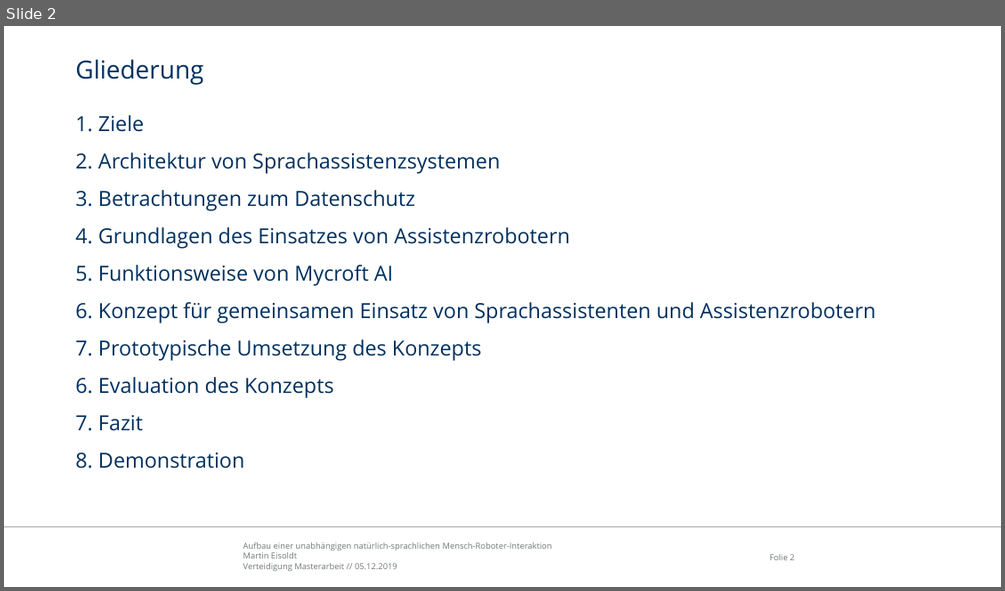
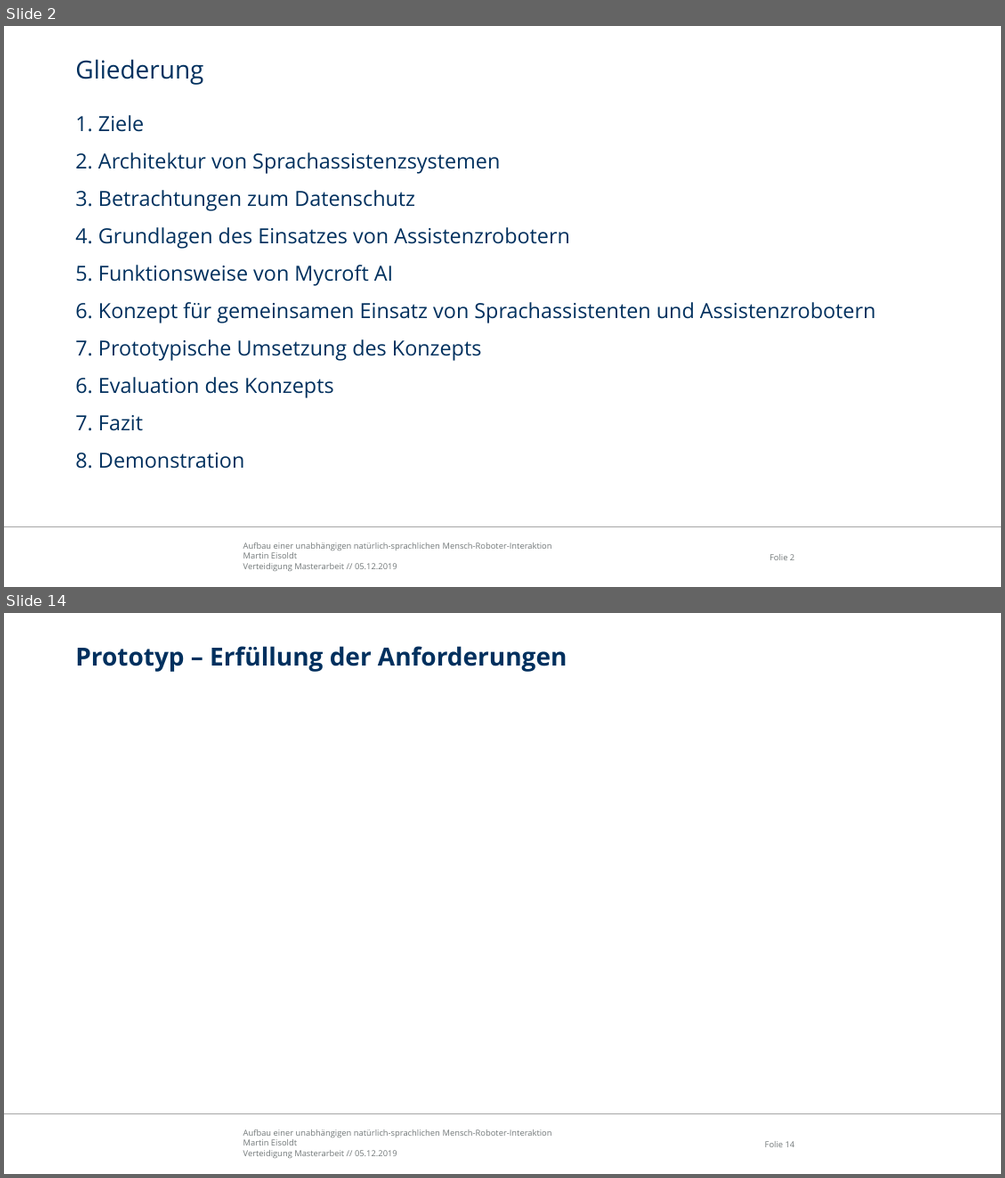
Before and after one commit to edegeyer/masterarbeit, a slide deck: verteidigung/verteidigung.pptx. Shown one above the other, each under a label of ours: slide 2 before the commit, slides 2 and 14 after it; the slides between them are not shown. The pictures are 1005x591 and 1005x1178 pixels, drawn with LibreOffice and Linux fonts; fonts in the diff are those of the drawing; background and template pictures are left out. Boxes give left, top, right and bottom in pixels: in the first picture for what was removed or moved away, otherwise in the second. Text is boxed around its words. In the diff, an @@ line names an element or a change of style, - is before the commit and + after.

```diff
--- a/verteidigung/verteidigung.pptx
+++ b/verteidigung/verteidigung.pptx
@@ slide 14 added at bbox=[4, 613, 1001, 1174], background #FFFFFF; not listed: 3 template elements that a slide beside it also shows @@
@@ title added at bbox=[75, 646, 566, 672], 24 pt, text #00305E, bold @@
+Prototyp – Erfüllung der Anforderungen
```
Also in this commit, not shown: 15 other slides added, 3 slides removed.
